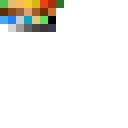
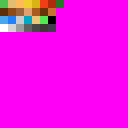
The second 128 × 128 image is a revision of the first. Changes to its layers:
showed "Background", painted on it over left=0, top=0, right=128, bottom=128
